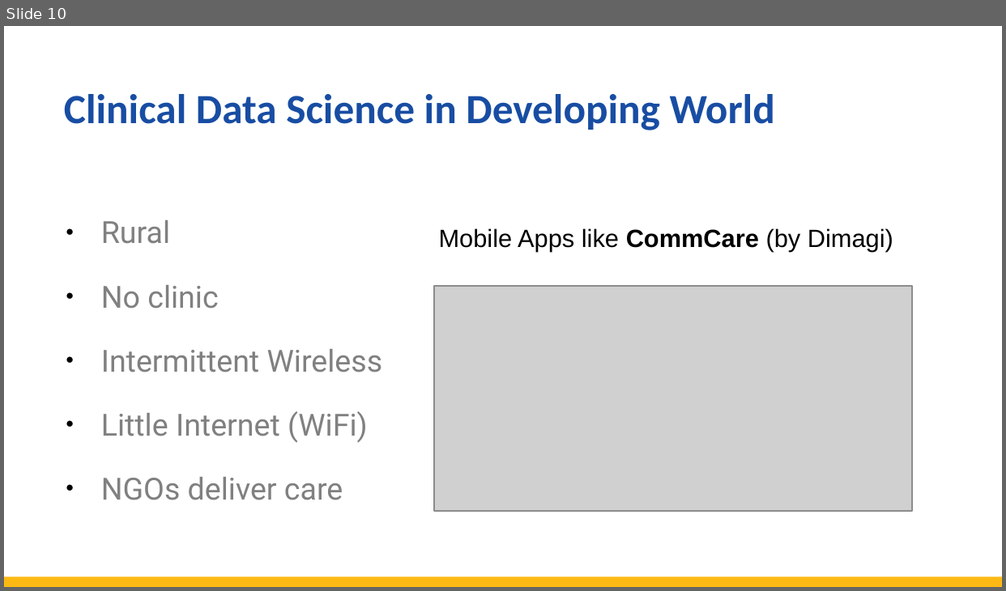
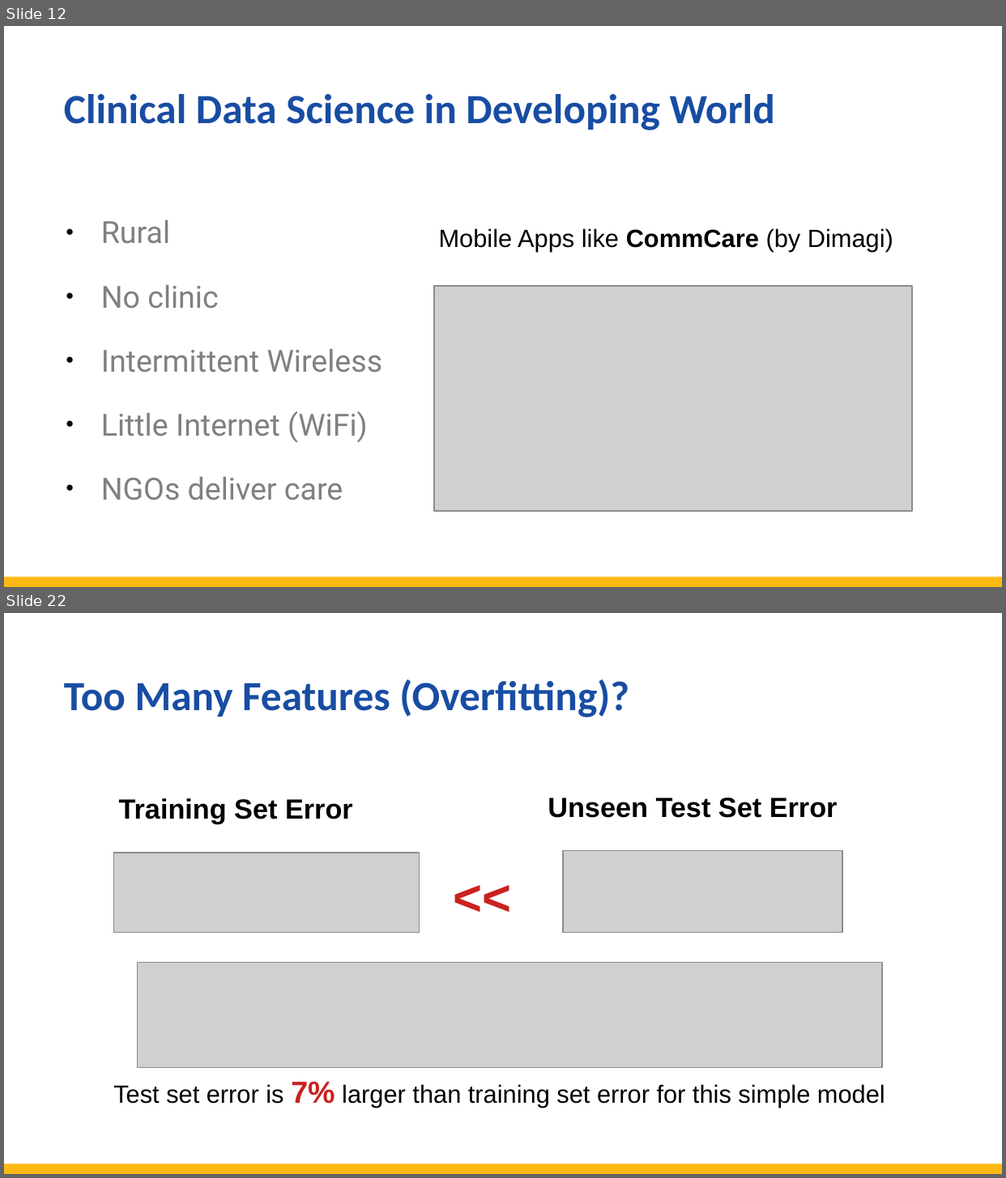
Before and after one commit to totalgood/dsdh, a slide deck: modules/L04/DHDS-L4-clinical.odp. Shown one above the other, each under a label of ours: slide 10 before the commit, slides 12 and 22 after it; the slides between them are not shown. The pictures are 1006x591 and 1006x1178 pixels, drawn with LibreOffice and Linux fonts; fonts in the diff are those of the drawing; grey boxes stand for pictures. Boxes give left, top, right and bottom in pixels: in the first picture for what was removed or moved away, otherwise in the second. Text is boxed around its words. In the diff, an @@ line names an element or a change of style, - is before the commit and + after.

```diff
--- a/modules/L04/DHDS-L4-clinical.odp
+++ b/modules/L04/DHDS-L4-clinical.odp
@@ slide 22 added at (x1=4, y1=613, x2=1002, y2=1174), background #FFFFFF; not listed: 1 template element that a slide beside it also shows @@
@@ title added at (x1=64, y1=679, x2=629, y2=717), 30 pt, text #184DA3, bold @@
+Too Many Features (Overfitting)?
@@ text added at (x1=119, y1=798, x2=353, y2=824), 20 pt, text #000000, bold @@
+Training Set Error
@@ text added at (x1=548, y1=798, x2=837, y2=818), 20 pt, text #000000, bold @@
+Unseen Test Set Error
@@ picture added at (x1=114, y1=853, x2=420, y2=932) @@
@@ picture added at (x1=563, y1=850, x2=842, y2=932) @@
@@ text added at (x1=443, y1=861, x2=533, y2=982), 36 pt, text #C9211E, bold @@
+<<
@@ picture added at (x1=138, y1=962, x2=882, y2=1068) @@
@@ text added at (x1=113, y1=1082, x2=885, y2=1108), 18 pt, text #000000 @@
+Test set error is 7% larger than training set error for this simple model
@@ what was slide 10 is now slide 12 @@
```
Also in this commit, not shown: 5 slides changed, 12 other slides added, 2 slides removed, 24 other files.
